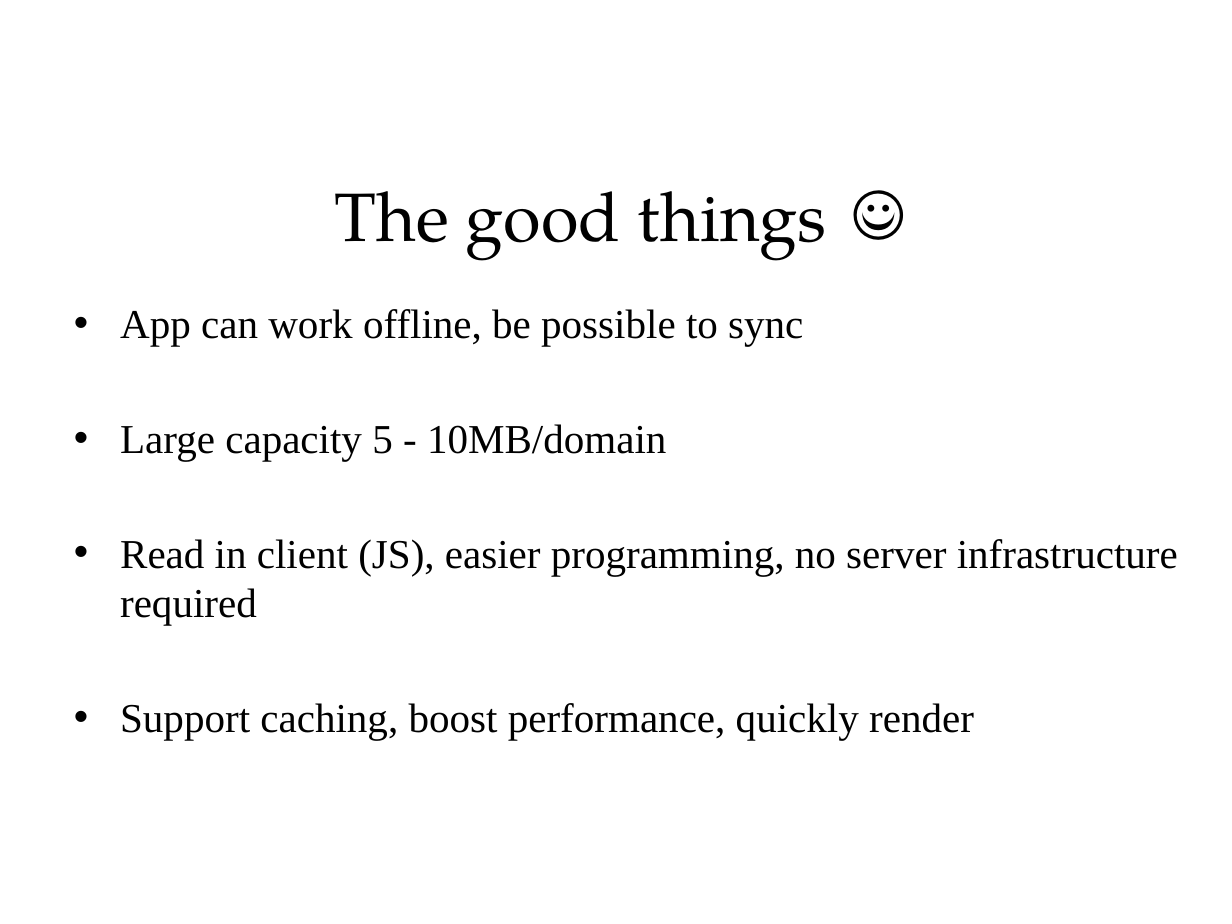
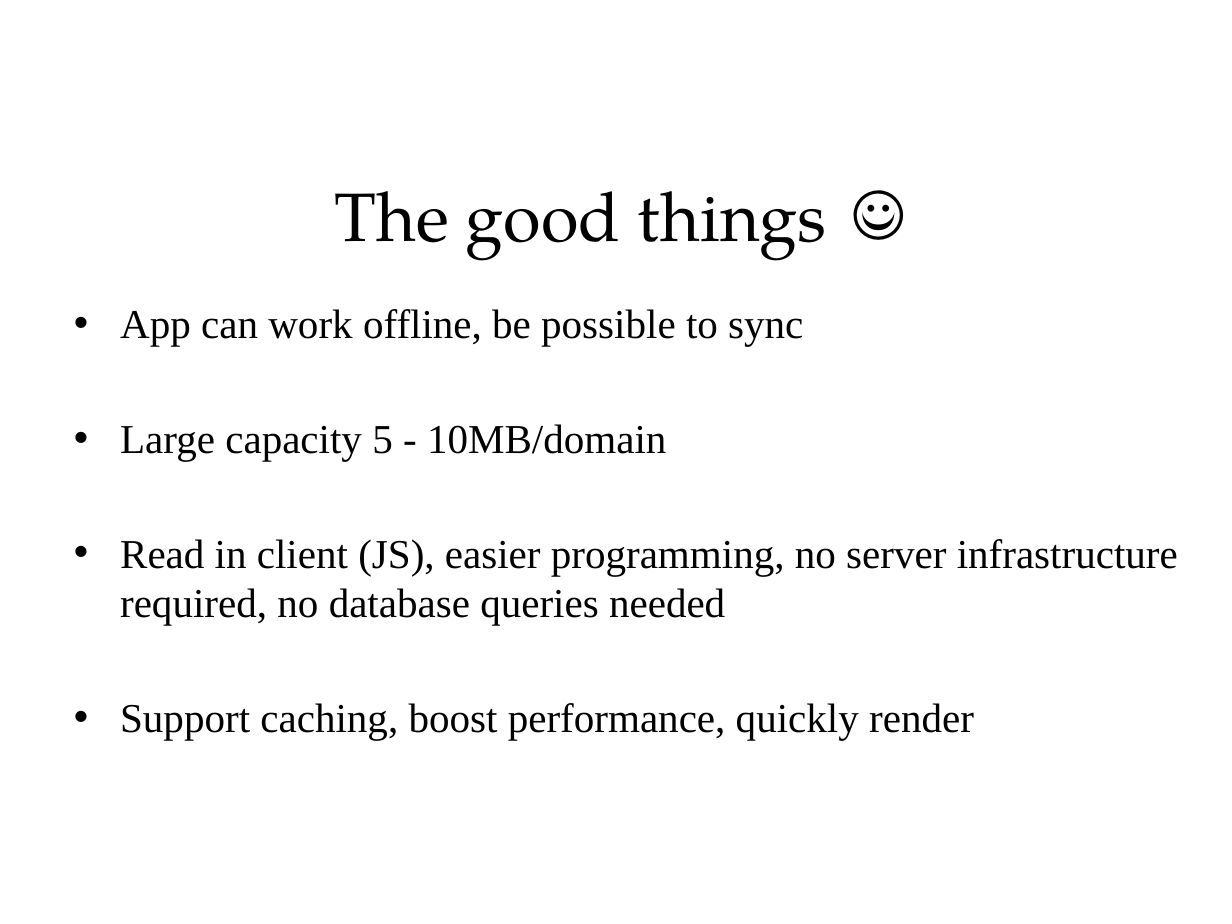
Before and after one commit to sonvq-qsoftvn/htmltraining, a slide deck: slide 22 of QSoftVietnam_SlideTemplate2014- Sonvq.pptx. Drawn at 1232x924 pixels with LibreOffice and Linux fonts; fonts in the diff are those of the drawing; background and template pictures are left out. Boxes give left, top, right and bottom in pixels: in the first picture for what was removed or moved away, otherwise in the second. Text is boxed around its words. In the diff, an @@ line names an element or a change of style, - is before the commit and + after.

```diff
--- a/QSoftVietnam_SlideTemplate2014- Sonvq.pptx
+++ b/QSoftVietnam_SlideTemplate2014- Sonvq.pptx
@@ text at (120,539,1178,625): text changed @@
-• Read in client (JS), easier programming, no server infrastructure required
+• Read in client (JS), easier programming, no server infrastructure required, no database queries needed
```
Also in this commit, not shown: 31 other slides changed, 4 slides added, 9 other files.
